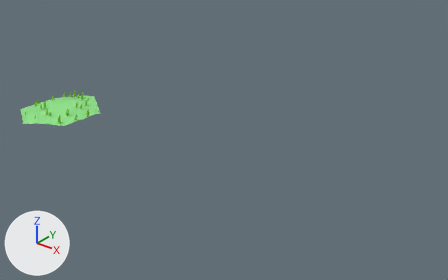
What one commit did to the Blender file PAPProject/Assets/Prefabs/plains.blend.
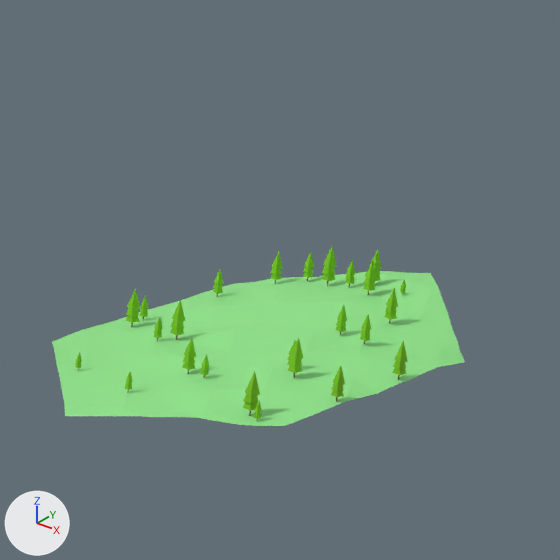
There are two pictures of each version: one whole from a camera (50 mm lens) standing at (48.63, -22.61, 20.94) and looking at (17.97, 15.72, -2.82), one close up on the part from 2% to 27% of the width and 15% to 54% of the height. The lights are fixed; the arrows at lower left show +X, +Y and +Z.

Script lines for the objects in view, before the commit:
```python
ob_cube_230 = bpy.data.objects.new('Cube.230', me_cube_077)
ob_cube_230.location = (8.96, 6.19, 0.25)
ob_cube_230.rotation_euler = (-6.371, -0.183, -1.571)  # degrees (355, -10, -90)
ob_cube_230.scale = (0.0957, 0.0957, 0.0957)
ob_cube_231 = bpy.data.objects.new('Cube.231', me_cube_077)
ob_cube_231.location = (9.39, 4.96, 0.13)
ob_cube_231.rotation_euler = (-6.371, -0.183, -1.571)  # degrees (355, -10, -90)
ob_cube_231.scale = (0.104, 0.104, 0.104)
ob_cube_642 = bpy.data.objects.new('Cube.642', me_cube_077)
ob_cube_642.location = (10.08, 7.38, 0.11)
ob_cube_642.rotation_euler = (-6.371, -0.183, -1.571)  # degrees (355, -10, -90)
ob_cube_642.scale = (0.0929, 0.0929, 0.0929)
ob_cube_643 = bpy.data.objects.new('Cube.643', me_cube_077)
ob_cube_643.location = (8.7, 6.35, 0.25)
ob_cube_643.rotation_euler = (-6.371, -0.183, -1.571)  # degrees (355, -10, -90)
ob_cube_643.scale = (0.0723, 0.0723, 0.0723)
ob_cube_644 = bpy.data.objects.new('Cube.644', me_cube_077)
ob_cube_644.location = (8.4, 8.63, 0.24)
ob_cube_644.rotation_euler = (-6.371, -0.183, -1.571)  # degrees (355, -10, -90)
ob_cube_644.scale = (0.0884, 0.0884, 0.0884)
ob_cube_648 = bpy.data.objects.new('Cube.648', me_cube_077)
ob_cube_648.location = (5.72, 4.37, 0.1)
ob_cube_648.rotation_euler = (-6.371, -0.183, -1.571)  # degrees (355, -10, -90)
ob_cube_648.scale = (0.0444, 0.0444, 0.0444)
ob_cube_650 = bpy.data.objects.new('Cube.650', me_cube_077)
ob_cube_650.location = (5.93, 6.16, 0.11)
ob_cube_650.rotation_euler = (-6.371, -0.183, -1.571)  # degrees (355, -10, -90)
ob_cube_650.scale = (0.0982, 0.0982, 0.0982)
ob_cube_653 = bpy.data.objects.new('Cube.653', me_cube_077)
ob_cube_653.location = (7.15, 9.21, 0.25)
ob_cube_653.rotation_euler = (-6.371, -0.183, -1.571)  # degrees (355, -10, -90)
ob_cube_653.scale = (0.0883, 0.0883, 0.0883)
ob_plane = bpy.data.objects.new('Plane', me_plane)
ob_plane.location = (3.41, 3.69, -0.55)
ob_plane.rotation_euler = (-0.184, 6.369, -0.016)  # degrees (-11, 5, -0.9)
ob_plane.scale = (38.5, 38.5, 38.5)
```
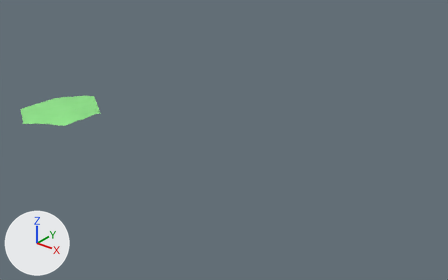
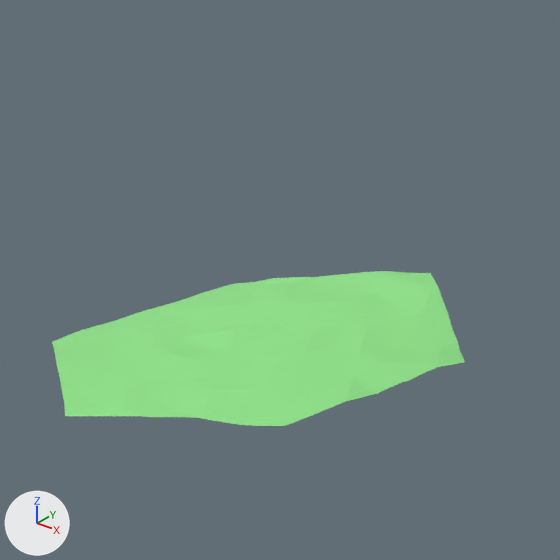
Where the change shows, as pixel boxes (x1, y1, x2, y2) in the close-ups (560 x 560 px):
'Cube.231', deleted: before (243, 371, 260, 416)
'Cube.230', deleted: before (288, 338, 303, 378)
'Cube.650', deleted: before (170, 299, 185, 340)
'Cube.1838', deleted: before (321, 246, 337, 286)
'Cube.642', deleted: before (392, 340, 408, 380)
'Cube.1428', deleted: before (126, 288, 140, 327)
'Cube.2293', deleted: before (182, 337, 196, 374)
'Cube.2294', deleted: before (331, 366, 345, 402)
'Cube.644', deleted: before (384, 288, 398, 324)
'Cube.653', deleted: before (363, 260, 376, 295)
'Cube.1834', deleted: before (270, 252, 283, 284)
'Cube.2350', deleted: before (335, 305, 347, 335)
'Cube.1825', deleted: before (360, 315, 372, 345)
'Cube.1835', deleted: before (303, 252, 314, 281)
'Cube.1829', deleted: before (213, 270, 223, 297)
'Cube.1426', deleted: before (373, 249, 382, 281)
'Cube.1839', deleted: before (345, 260, 355, 287)
'Cube.1255', deleted: before (153, 317, 163, 341)
'Cube.1828', deleted: before (139, 295, 149, 320)
'Cube.1108', deleted: before (200, 354, 210, 378)
'Cube.1832', deleted: before (125, 372, 133, 392)
'Cube.1826', deleted: before (254, 400, 262, 420)
'Cube.648', deleted: before (75, 352, 82, 368)
'Cube.643', deleted: before (287, 340, 296, 365)

The change, as a list of edits to the scene's bpy script:
```text
Remove ob_cube_230:
    ob_cube_230 = bpy.data.objects.new('Cube.230', me_cube_077)
Remove ob_cube_231:
    ob_cube_231 = bpy.data.objects.new('Cube.231', me_cube_077)
Remove ob_cube_642:
    ob_cube_642 = bpy.data.objects.new('Cube.642', me_cube_077)
Remove ob_cube_643:
    ob_cube_643 = bpy.data.objects.new('Cube.643', me_cube_077)
Remove ob_cube_644:
    ob_cube_644 = bpy.data.objects.new('Cube.644', me_cube_077)
Remove ob_cube_648:
    ob_cube_648 = bpy.data.objects.new('Cube.648', me_cube_077)
Remove ob_cube_650:
    ob_cube_650 = bpy.data.objects.new('Cube.650', me_cube_077)
Remove ob_cube_653:
    ob_cube_653 = bpy.data.objects.new('Cube.653', me_cube_077)
Remove ob_cube_1108:
    ob_cube_1108 = bpy.data.objects.new('Cube.1108', me_cube_077)
Remove ob_cube_1255:
    ob_cube_1255 = bpy.data.objects.new('Cube.1255', me_cube_077)
Remove ob_cube_1426:
    ob_cube_1426 = bpy.data.objects.new('Cube.1426', me_cube_077)
Remove ob_cube_1428:
    ob_cube_1428 = bpy.data.objects.new('Cube.1428', me_cube_077)
Remove ob_cube_1825:
    ob_cube_1825 = bpy.data.objects.new('Cube.1825', me_cube_077)
Remove ob_cube_1826:
    ob_cube_1826 = bpy.data.objects.new('Cube.1826', me_cube_077)
Remove ob_cube_1828:
    ob_cube_1828 = bpy.data.objects.new('Cube.1828', me_cube_077)
Remove ob_cube_1829:
    ob_cube_1829 = bpy.data.objects.new('Cube.1829', me_cube_077)
Remove ob_cube_1832:
    ob_cube_1832 = bpy.data.objects.new('Cube.1832', me_cube_077)
Remove ob_cube_1834:
    ob_cube_1834 = bpy.data.objects.new('Cube.1834', me_cube_077)
Remove ob_cube_1835:
    ob_cube_1835 = bpy.data.objects.new('Cube.1835', me_cube_077)
Remove ob_cube_1837:
    ob_cube_1837 = bpy.data.objects.new('Cube.1837', me_cube_077)
Remove ob_cube_1838:
    ob_cube_1838 = bpy.data.objects.new('Cube.1838', me_cube_077)
Remove ob_cube_1839:
    ob_cube_1839 = bpy.data.objects.new('Cube.1839', me_cube_077)
Remove ob_cube_2293:
    ob_cube_2293 = bpy.data.objects.new('Cube.2293', me_cube_077)
Remove ob_cube_2294:
    ob_cube_2294 = bpy.data.objects.new('Cube.2294', me_cube_077)
Remove ob_cube_2350:
    ob_cube_2350 = bpy.data.objects.new('Cube.2350', me_cube_077)
```
